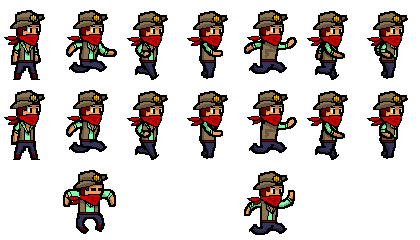
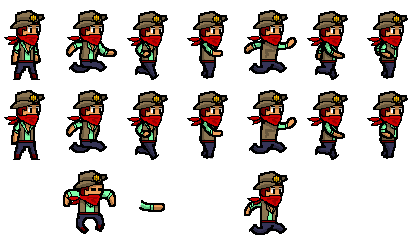
Revision of a layered 420x240 image; what changed, layer by layer:
painted on "Layer 9" over (278, 196, 295, 209)
painted on "shading" (2nd of 2, in "top row shading") over (140, 205, 164, 211)
painted on "details" over (150, 196, 293, 211)
painted on "outline" over (139, 190, 295, 212)
painted on "color" over (141, 192, 294, 211)
